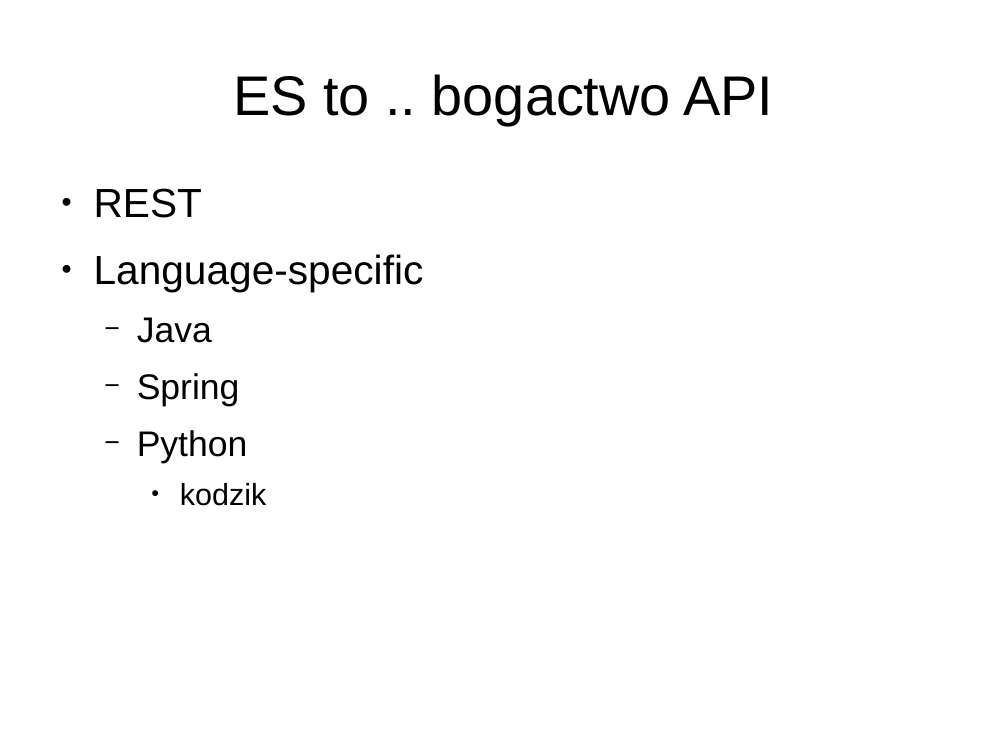
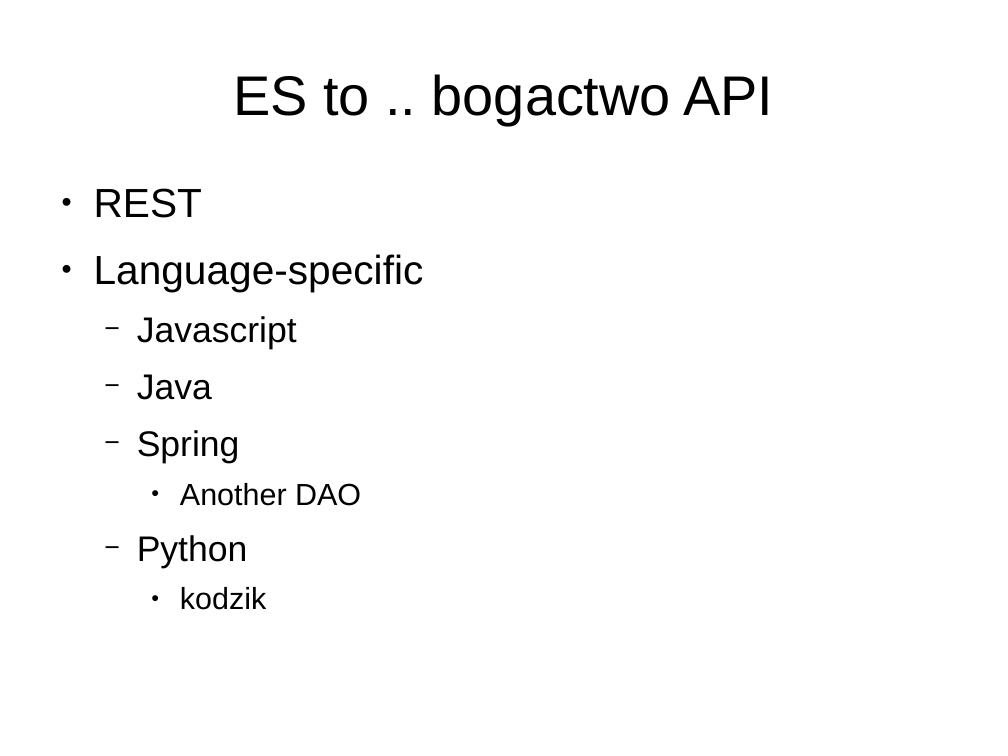
Before and after one commit to lukaszkuczynski/nieszukaj, a slide deck: slide 14 of znajduj.odp (slide 13 before the commit). Drawn at 1008x756 pixels with LibreOffice and Linux fonts; fonts in the diff are those of the drawing. Boxes give left, top, right and bottom in pixels: in the first picture for what was removed or moved away, otherwise in the second. Text is boxed around its words. In the diff, an @@ line names an element or a change of style, - is before the commit and + after.

Commit message:
presentation update

```diff
--- a/znajduj.odp
+++ b/znajduj.odp
@@ text at bbox=[137, 316, 297, 349]: paragraph added @@
+  − Javascript
@@ text at bbox=[180, 483, 361, 506]: paragraph added @@
+    ● Another DAO
```
Also in this commit, not shown: 12 slides added, 1 slide removed.
